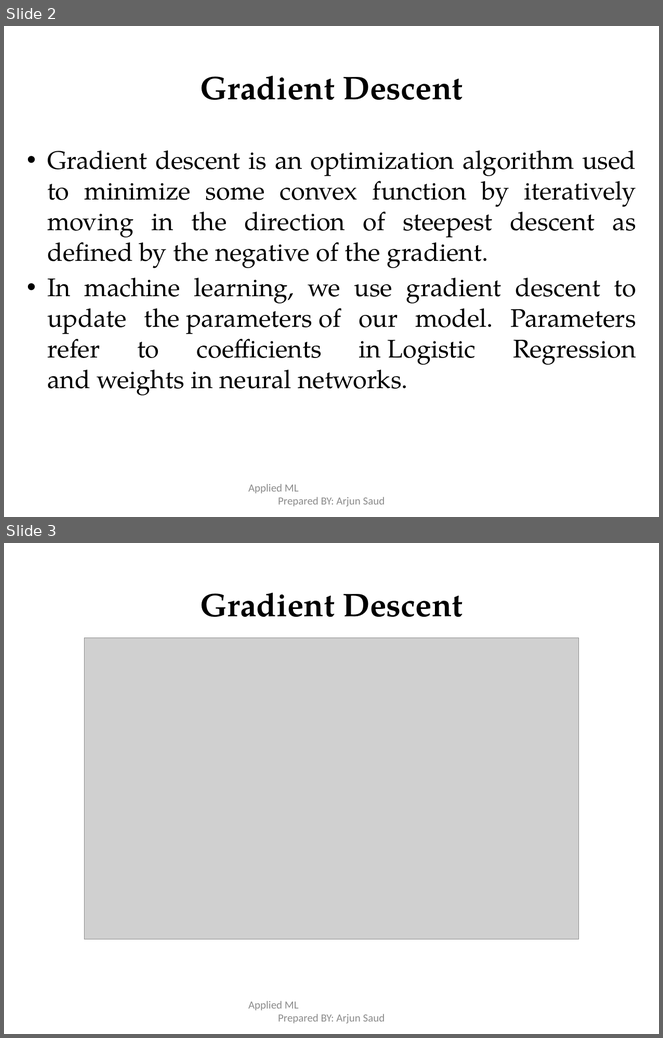
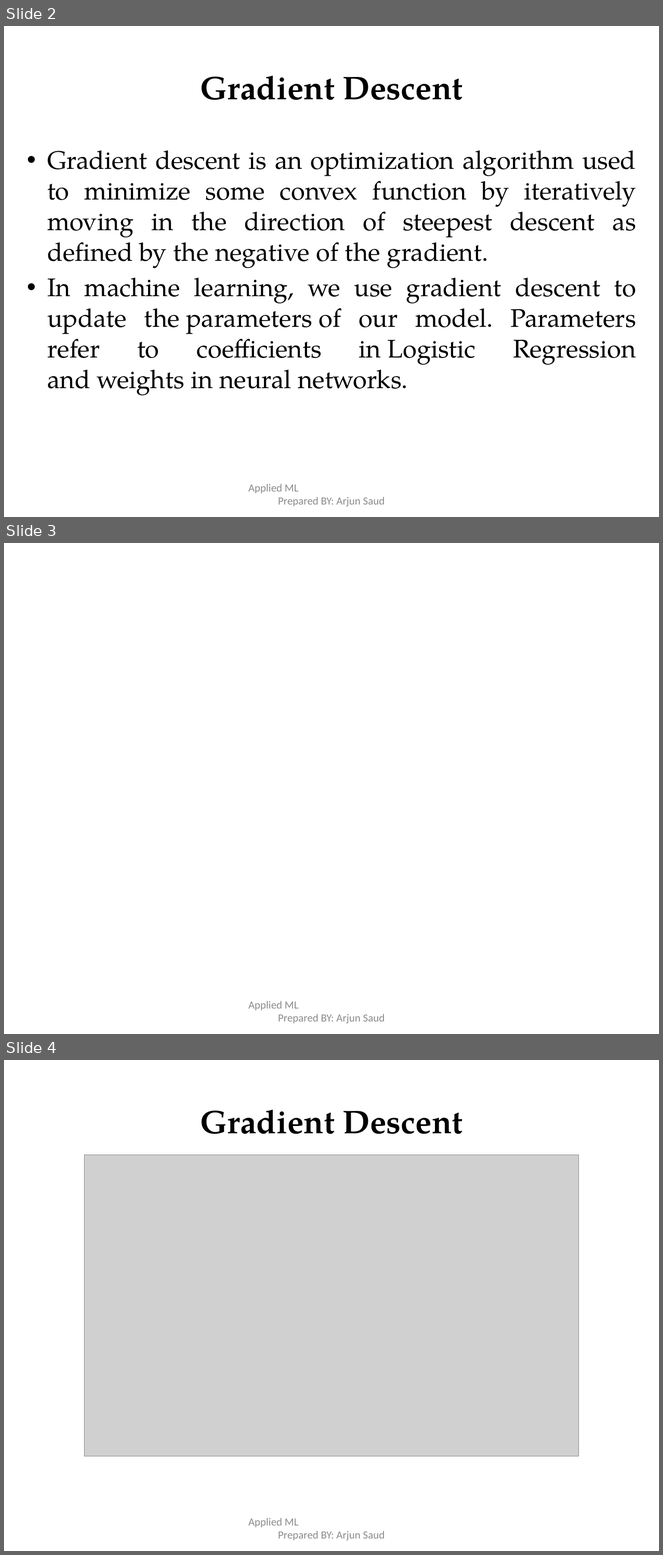
Before and after one commit to iamdurga/Master-in-Data-Science-Study-Materials, a slide deck: Second Semester/Applied Machine Learning/Notes/Unit -2 Supervised Learning (1).pptx. Shown one above the other, each under a label of ours: slides 2 and 3 before the commit, slides 2, 3 and 4 after it. The pictures are 663x1038 and 663x1555 pixels, drawn with LibreOffice and Linux fonts; fonts in the diff are those of the drawing; grey boxes stand for pictures. Boxes give left, top, right and bottom in pixels: in the first picture for what was removed or moved away, otherwise in the second. Text is boxed around its words. In the diff, an @@ line names an element or a change of style, - is before the commit and + after.

```diff
--- a/Second Semester/Applied Machine Learning/Notes/Unit -2 Supervised Learning (1).pptx
+++ b/Second Semester/Applied Machine Learning/Notes/Unit -2 Supervised Learning (1).pptx
@@ slide 3 added at [4,543,659,1034], background #FFFFFF @@
@@ text added at [248,1001,385,1024], 12 pt, text #8C8C8C @@
+Applied ML Prepared BY: Arjun Saud
@@ what was slide 3 is now slide 4 @@
```
Also in this commit, not shown: 21 other files.
